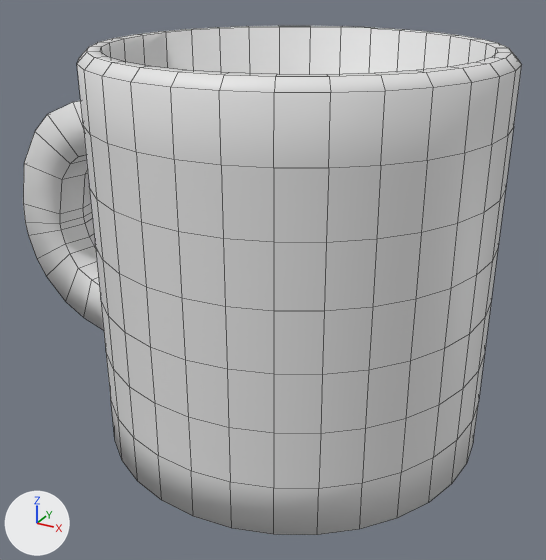
The Blender file mug/mug.blend as it was, and as the next commit left it.
Camera for both pictures: a 50 mm lens placed at (1.66, -3.26, 1.41), pointed at (-0.14, 0.01, -0.22). Arrows for +X, +Y and +Z are at lower left; the lights stay in place. Mesh edges are drawn as thin lines.

Before the edit, the objects in view are built like this:
```python
me_cylinder = bpy.data.meshes.new('Cylinder')
me_cylinder.from_pydata(...)  # 442 vertices, 411 faces; spans x -1.72..1.0, y -1.0..1.0, z -1.0..1.0
me_cylinder.polygons.foreach_set('use_smooth', [True] * 411)
me_cylinder.materials.append(mat_material_001)  # its picture is missing
ob_cylinder = bpy.data.objects.new('Cylinder', me_cylinder)
ob_cylinder.location = (0.0, 0.0, 0.0)
```
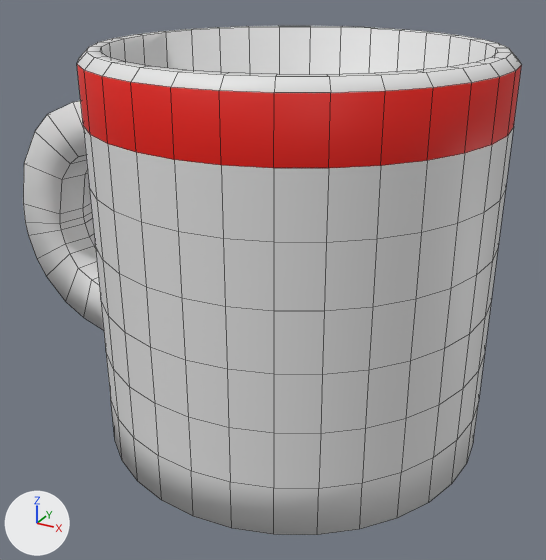
Commit message: mug updated

The change in detail:
Material 'Material' (mat_material) is new.
Its base color is (0.8, 0.00583, 0.0) (red #e71200).
me_cylinder has 442 vertices, 411 faces and spans x -1.72..1.0, y -1.0..1.0, z -1.0..1.0.
me_cylinder is used by ob_cylinder; location (0.0, 0.0, 0.0).
me_cylinder part 1: all 32 faces centred in x -0.99..0.99, y -0.99..0.99, z 0.82 switch from mat_material_001 (its picture is missing) to mat_material (red #e71200).

Where the change shows, as pixel boxes (x1, y1, x2, y2) in the pictures (546 x 560 px):
part 1 of me_cylinder, recoloured (grey to red): (77, 64, 521, 168) in both
